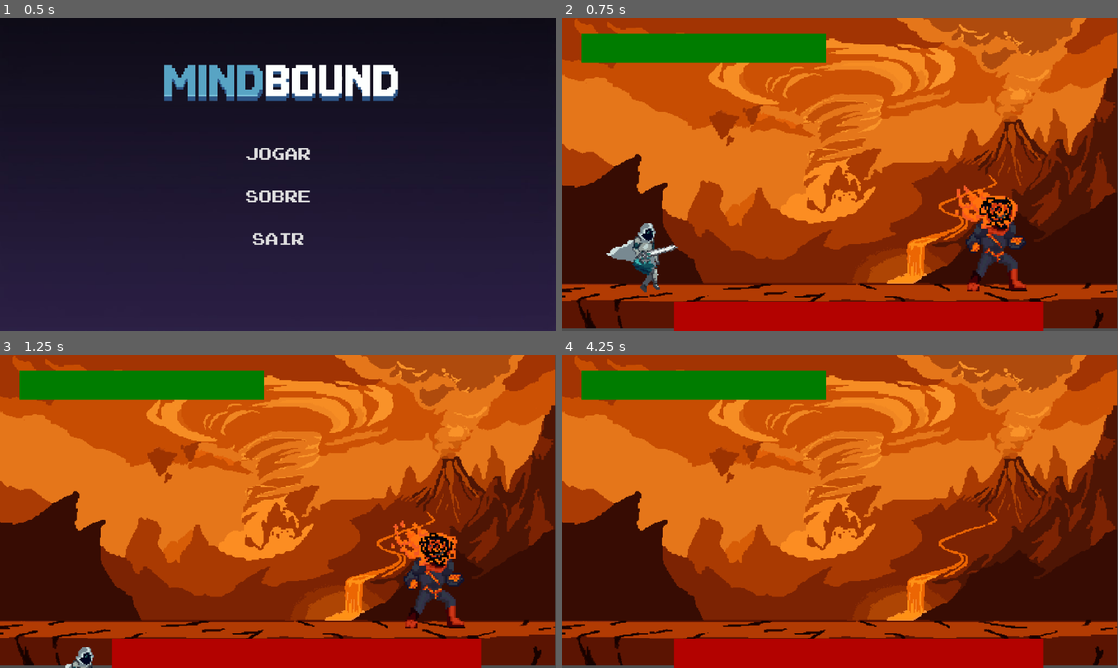
Above: before the commit, frames 1-4 (two rows, left to right).
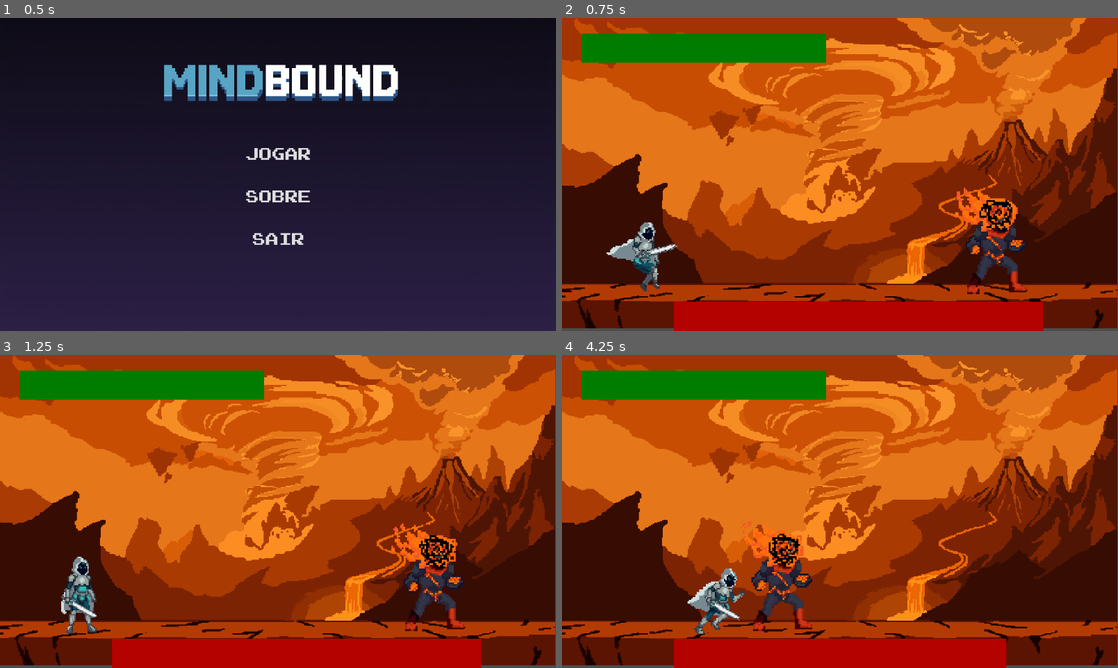
Above: after the commit, the same moments.

Repository: Yagohsl/Mindbound
Game: Godot game, scene res://screens/menu_principal.tscn
The game is run twice, just before and just after one commit, with the same random seed, the same clock (stepped at 60 frames per second) and the same inputs.
Inputs:
- Up to frame 1 (0.5 s): no input
- Up to frame 2 (0.75 s): click "JOGAR" at 0.5 s
- Up to frame 3 (1.25 s): no input
- Up to frame 4 (4.25 s): hold Right (move_right) 1.28-2.78 s; tap X (attack) at 1.35, 3.05, 3.6 s; tap Space (jump) at 1.52, 1.82, 2.27, 2.3, 2.57, 2.85, 3.77, 4.07 s; tap C (dash) at 1.55, 2.1, 3.8 s; hold Left (move_left) 2.78-3.53 s; hold Right (move_right) from 3.53 s (still down)

Frame 1 is identical in both runs. In frame 2, 1.7% of the frame differs, in the area x 8-84%, y 53-89%; in frame 3, 2.5%; in frame 4, 3.7%, in the area x 22-87%, y 53-100%.
Error before the commit: Invalid access to property or key 'max_health' on a base object of type 'null instance'. (res://screens/arena_batalha.gd:12)

Commit message:
Implement attack hitbox mechanics and restructure scenes

Diff:
--- a/heroi.gd
+++ b/heroi.gd
@@ -1,5 +1,4 @@
 extends CharacterBody2D
-
 
 const SPEED = 300.0
 const JUMP_VELOCITY = -700.0
@@ -11,6 +10,7 @@
 @onready var sprite = $Sprite2D
 @onready var anim = $AnimationPlayer
 @onready var attack_hitbox = $AttackHitbox
+@onready var attack_collision = $AttackHitbox/CollisionShape2D # Certifique-se de que o CollisionShape2D seja filho direto da AttackHitbox
 
 signal health_changed(new_health)
 var max_health = 100
@@ -19,20 +19,25 @@
 
 var is_attacking = false
 var is_dashing = false
-var dash_time_left = 0.0 # controla o tempo do dash
+var dash_time_left = 0.0
 var dash_cooldown = 0.0
+
+func _ready() -> void:
+	# Garante que a hitbox começa desativada para não causar dano à toa
+	if attack_collision:
+		attack_collision.disabled = true
 
 func _physics_process(delta: float) -> void:
 
 	if dash_cooldown > 0:
 		dash_cooldown -= delta
+
 	# ativa o dash
 	if Input.is_action_just_pressed("dash") and not is_dashing and not is_attacking and dash_cooldown <= 0:
 		is_dashing = true
 		dash_time_left = DASH_DURATION
 		dash_cooldown = 1.0
 
-		# direcao do dash (1 = direita, -1 = esquerda)
 		var dash_dir = -1 if sprite.flip_h else 1
 		velocity.x = dash_dir * DASH_SPEED
 		velocity.y = 0
@@ -41,19 +46,26 @@
 	# executa o dash
 	if is_dashing:
 		dash_time_left -= delta
-		if dash_time_left <=0:
+		if dash_time_left <= 0:
 			velocity.x = 0
 			is_dashing = false
 		move_and_slide()
 		return
 
+	# Ataque
+	if Input.is_action_just_pressed("attack") and not is_attacking and is_on_floor():
+		is_attacking = true
+		velocity.x = 0 # Para o movimento ao atacar (dá mais firmeza ao combate 2D)
+		anim.play("attack")
+		return # Interrompe o resto do _physics_process durante o frame inicial do ataque
 
-
-	# Ataque
-	if Input.is_action_just_pressed("attack") and not is_attacking:
-		is_attacking = true
-		anim.play("attack")
-
+	# Se estiver atacando, segura o player e processa apenas a gravidade/slide
+	if is_attacking:
+		if not is_on_floor():
+			velocity += get_gravity() * delta
+		velocity.x = move_toward(velocity.x, 0, SPEED)
+		move_and_slide()
+		return
 
 	# Adiciona a gravidade.
 	if not is_on_floor():
@@ -62,35 +74,32 @@
 	# Pulo.
 	if Input.is_action_just_pressed("jump") and is_on_floor():
 		velocity.y = JUMP_VELOCITY
+
 	# Amortecimento de pulo
-	if Input.is_action_just_released("jump") and velocity.y <0:
+	if Input.is_action_just_released("jump") and velocity.y < 0:
 		velocity.y *= 0.5
 
 	# Movimentacao
-	# Pega a entrada (direta ou esquerda) e lida com a movementacao
 	var direction := Input.get_axis("move_left", "move_right")
 	if direction:
 		velocity.x = direction * SPEED
 
-		# Vira o player
-		if not is_attacking:
-			sprite.flip_h = direction < 0
-			if direction < 0:
-				attack_hitbox.scale.x = -1 # vira pra esquera
-			else:
-				attack_hitbox.scale.x = 1 # vira pra direita
+		# Vira o player e a hitbox de ataque junto
+		sprite.flip_h = direction < 0
+		if direction < 0:
+			attack_hitbox.scale.x = -1 # vira pra esquerda
+		else:
+			attack_hitbox.scale.x = 1 # vira pra direita
 
-		# Toca anim de correr se estiver no chao e nao atacando
-		if is_on_floor() and not is_attacking:
+		if is_on_floor():
 			anim.play("run")
 	else:
 		velocity.x = move_toward(velocity.x, 0, SPEED)
-
-		if is_on_floor() and not is_attacking:
+		if is_on_floor():
 			anim.play("idle")
 
 	# Controle de anim aerea
-	if not is_on_floor() and not is_attacking:
+	if not is_on_floor():
 		if velocity.y < 0:
 			anim.play("jump_up")
 		else:
@@ -100,32 +109,38 @@
 
 func take_damage(amount):
 	current_health -= amount
-
 	health_changed.emit(current_health)
-	# Hit
 	flash()
-
-	if current_health <=0:
+	if current_health <= 0:
 		die()
 
 func flash():
 	var mat = sprite.material
+	if mat:
+		var tween = create_tween()
+		tween.tween_property(mat, "shader_parameter/flash_modifier", 1.0, 0.0)
+		tween.tween_property(mat, "shader_parameter/flash_modifier", 0.0, 0.15)
 
-	var tween = create_tween()
+# --- MÉTODOS DE CONTROLE DA HITBOX NA ANIMAÇÃO ---
 
-	tween.tween_property(mat, "shader_parameter/flash_modifier", 1.0, 0.0)
-	tween.tween_property(mat, "shader_parameter/flash_modifier", 0.0, 0.15)
-
+# Chame esta função via Animation Track (Call Method) no exato frame em que a espada acerta o golpe
+func enable_attack_hitbox():
+	if attack_collision:
+		attack_collision.disabled = false
 
 func _on_animation_player_animation_finished(anim_name: StringName) -> void:
 	if anim_name == "attack":
 		is_attacking = false
+		if attack_collision:
+			attack_collision.disabled = true # Desativa a hitbox ao fim do ataque
 
 func _on_attack_hitbox_body_entered(body: Node2D) -> void:
-
 	if body.has_method("take_damage") and body != self:
 		body.take_damage(attack_value)
+		# Opcional: desativar a hitbox após acertar o primeiro golpe para evitar dano múltiplo no mesmo swing
+		if attack_collision:
+			attack_collision.disabled = true
 
 func die():
-	set_physics_process(false) # para de se mexer
+	set_physics_process(false)
 	anim.play("death")
--- a/heroi.tscn
+++ b/heroi.tscn
@@ -39,7 +39,7 @@
 
 [sub_resource type="Animation" id="Animation_7ymrh"]
 resource_name = "attack"
-length = 0.5
+length = 0.6
 tracks/0/type = "value"
 tracks/0/imported = false
 tracks/0/enabled = true
@@ -51,6 +51,20 @@
 "transitions": PackedFloat32Array(1, 1, 1, 1),
 "update": 1,
 "values": [25, 26, 27, 28]
+}
+tracks/1/type = "method"
+tracks/1/imported = false
+tracks/1/enabled = true
+tracks/1/path = NodePath(".")
+tracks/1/interp = 1
+tracks/1/loop_wrap = true
+tracks/1/keys = {
+"times": PackedFloat32Array(0.26666668),
+"transitions": PackedFloat32Array(1),
+"values": [{
+"args": [],
+"method": &"enable_attack_hitbox"
+}]
 }
 
 [sub_resource type="Animation" id="Animation_fpdxe"]
@@ -161,6 +175,9 @@
 radius = 35.0
 height = 166.0
 
+[sub_resource type="RectangleShape2D" id="RectangleShape2D_u8108"]
+size = Vector2(104, 156.5)
+
 [node name="Heroi" type="CharacterBody2D" unique_id=1426187125]
 script = ExtResource("1_u8108")
 
@@ -170,7 +187,6 @@
 texture = ExtResource("1_k7ye4")
 hframes = 5
 vframes = 6
-script = ExtResource("1_u8108")
 
 [node name="AnimationPlayer" type="AnimationPlayer" parent="." unique_id=1597931385]
 libraries/ = SubResource("AnimationLibrary_oewyj")
@@ -179,4 +195,11 @@
 position = Vector2(-8, 7)
 shape = SubResource("CapsuleShape2D_k7ye4")
 
+[node name="AttackHitbox" type="Area2D" parent="." unique_id=933961876]
+
+[node name="CollisionShape2D" type="CollisionShape2D" parent="AttackHitbox" unique_id=1800750668]
+position = Vector2(74, 8.75)
+shape = SubResource("RectangleShape2D_u8108")
+
 [connection signal="animation_finished" from="AnimationPlayer" to="." method="_on_animation_player_animation_finished"]
+[connection signal="body_entered" from="AttackHitbox" to="." method="_on_attack_hitbox_body_entered"]
--- a/screens/arena_batalha.gd
+++ b/screens/arena_batalha.gd
@@ -1,10 +1,10 @@
 extends Node2D
 
 
-@onready var hero = $Hero
+@onready var hero = $StaticBody2D/Heroi
 @onready var hero_health_bar = $UI/HeroHealthBar
 
-@onready var boss = $BossAnxiety
+@onready var boss = $StaticBody2D/BossAnsiedade
 @onready var boss_health_bar = $UI/BossHealthBar
 
 func _ready():
--- a/screens/arena_batalha.tscn
+++ b/screens/arena_batalha.tscn
@@ -4,9 +4,6 @@
 [ext_resource type="Texture2D" uid="uid://b4wir400nniyn" path="res://assets/images/game/maps/background1.png" id="1_nd1db"]
 [ext_resource type="PackedScene" uid="uid://yhj5oal0pkp4" path="res://heroi.tscn" id="2_toxup"]
 [ext_resource type="PackedScene" uid="uid://c1c6uwng84vl1" path="res://boss_ansiedade.tscn" id="3_1rla3"]
-
-[sub_resource type="RectangleShape2D" id="RectangleShape2D_toxup"]
-size = Vector2(1397, 90)
 
 [sub_resource type="Gradient" id="Gradient_xojux"]
 interpolation_mode = 1
@@ -27,25 +24,11 @@
 [sub_resource type="GradientTexture2D" id="GradientTexture2D_8eo88"]
 gradient = SubResource("Gradient_iywkd")
 
+[sub_resource type="RectangleShape2D" id="RectangleShape2D_toxup"]
+size = Vector2(1397, 90)
+
 [node name="Arena" type="Node2D" unique_id=50696584]
 script = ExtResource("1_28jst")
-
-[node name="Sprite2D" type="Sprite2D" parent="." unique_id=2143365313]
-position = Vector2(-5, -11)
-scale = Vector2(2.1383333, 1.8125)
-texture = ExtResource("1_nd1db")
-centered = false
-
-[node name="CollisionShape2D" type="CollisionShape2D" parent="." unique_id=1216604169]
-position = Vector2(660.5, 683)
-shape = SubResource("RectangleShape2D_toxup")
-
-[node name="Heroi" parent="." unique_id=1426187125 instance=ExtResource("2_toxup")]
-position = Vector2(195, 538)
-
-[node name="BossAnsiedade" parent="." unique_id=141011473 node_paths=PackedStringArray("player") instance=ExtResource("3_1rla3")]
-position = Vector2(1001, 505)
-player = NodePath("../Heroi")
 
 [node name="UI" type="CanvasLayer" parent="." unique_id=1739122279]
 
@@ -67,3 +50,25 @@
 value = 200.0
 nine_patch_stretch = true
 texture_progress = SubResource("GradientTexture2D_8eo88")
+
+[node name="StaticBody2D" type="StaticBody2D" parent="." unique_id=692345901]
+
+[node name="Sprite2D" type="Sprite2D" parent="StaticBody2D" unique_id=2143365313]
+position = Vector2(-5, -11)
+scale = Vector2(2.1383333, 1.8125)
+texture = ExtResource("1_nd1db")
+centered = false
+
+[node name="CollisionShape2D" type="CollisionShape2D" parent="StaticBody2D" unique_id=1216604169]
+position = Vector2(660.5, 683)
+shape = SubResource("RectangleShape2D_toxup")
+
+[node name="Heroi" parent="StaticBody2D" unique_id=1426187125 instance=ExtResource("2_toxup")]
+position = Vector2(195, 538)
+
+[node name="BossAnsiedade" parent="StaticBody2D" unique_id=141011473 node_paths=PackedStringArray("player") instance=ExtResource("3_1rla3")]
+position = Vector2(1001, 505)
+speed = 150.0
+dash_speed = 400.0
+health = 150
+player = NodePath("../Heroi")
